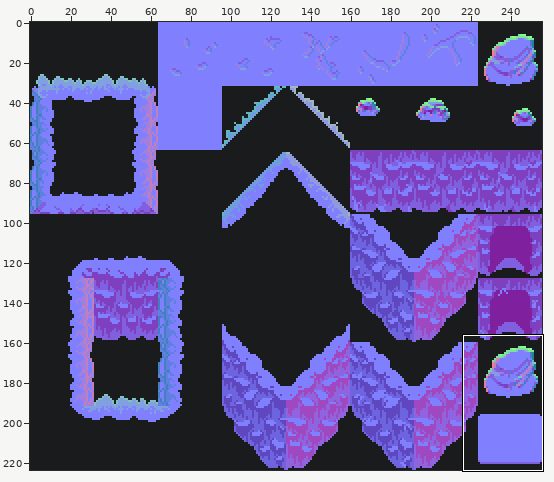
Sprite sheet: Assets/Art/TIleMap/Normal/pedra normal-Sheet 1.png. Above: a wide view before the commit, with the close-up outlined.
Close-up. Before the commit:
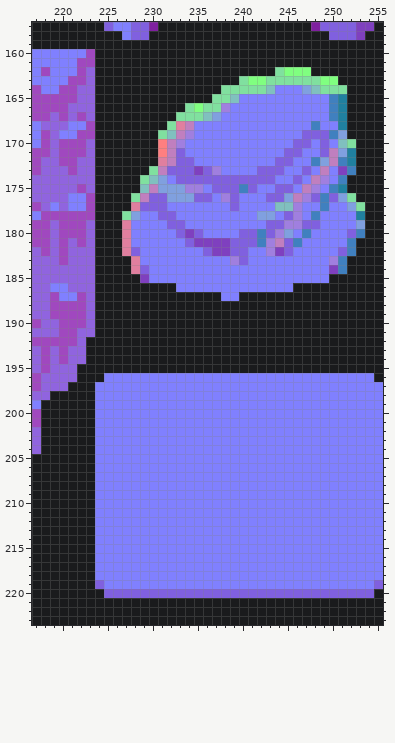
The file is 256x224 pixels. Colours within 5 levels of each other are drawn and written as one. Shown: x 217..255, y 157..223.
Once edited:
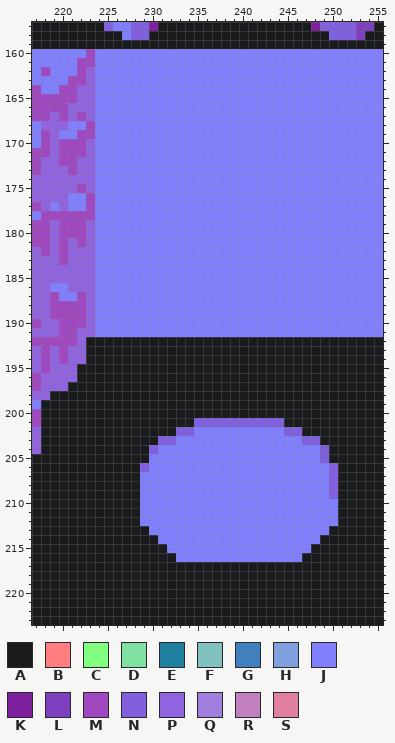
Palette (. is transparent): A #1a1b1d  B #ff7f80  C #80ff80  D #80e09f  E #20809f  F #80c0bf  G #4080bf  H #80a0df  J #8080ff  K #7f209f  L #7f40bf  M #a048bf  N #8060df  P #9064df  Q #a07fdf  R #c07fbf  S #e07f9f
Log entry: normals novos do ultimo
What changed:
y 160..161: x 224..255 AAAAAAAAAAAAAAAAAAAAAAAAAAAAAAAA -> JJJJJJJJJJJJJJJJJJJJJJJJJJJJJJJJ
y 162: x 224..255 AAAAAAAAAAAAAAAAAAAADCCCAAAAAAAA -> JJJJJJJJJJJJJJJJJJJJJJJJJJJJJJJJ
y 163: x 224..255 AAAAAAAAAAAAAAAADCCDDDDDDCCAAAAA -> JJJJJJJJJJJJJJJJJJJJJJJJJJJJJJJJ
y 164: x 224..243 AAAAAAAAAAAAAADDDDDF -> JJJJJJJJJJJJJJJJJJJJ; x 247..255 HFDDDAAAA -> JJJJJJJJJ
y 165: x 224..239 AAAAAAAAAAAAADDF -> JJJJJJJJJJJJJJJJ; x 250..255 GEAAAA -> JJJJJJ
y 166: x 224..238 AAAAAAAAAADCDDQ -> JJJJJJJJJJJJJJJ; x 250..255 GEAAAA -> JJJJJJ
y 167: x 224..237 AAAAAAAAADDDFH -> JJJJJJJJJJJJJJ; x 250..255 GEAAAA -> JJJJJJ
y 168: x 224..234 AAAAAAAADSR -> JJJJJJJJJJJ; x 248 G -> J; x 251..255 EAAAA -> JJJJJ
y 169: x 224..234 AAAAAAADFRQ -> JJJJJJJJJJJ; x 247..255 NNNGHAAAA -> JJJJJJJJJ
y 170: x 224..233 AAAAAAABRQ -> JJJJJJJJJJ; x 246..247 NN -> JJ; x 249 N -> J; x 251..255 FDAAA -> JJJJJ
y 171: x 224..233 AAAAAAABRN -> JJJJJJJJJJ; x 245..246 NN -> JJ; x 249..255 NRHEAAA -> JJJJJJJ
y 172: x 224..234 AAAAAAASRNN -> JJJJJJJJJJJ; x 244..245 NN -> JJ; x 248..255 GHRGEAAA -> JJJJJJJJ
y 173: x 224..237 AAAAAADRNNNLNQ -> JJJJJJJJJJJJJJ; x 242..244 NNN -> JJJ; x 247 N -> J; x 249 R -> J; x 251..255 LGAAA -> JJJJJ
y 174: x 224..231 AAAAADFH -> JJJJJJJJ; x 233..243 NNNNNNNNNNN -> JJJJJJJJJJJ; x 246 N -> J; x 248..249 RQ -> JJ; x 251..255 GAAAA -> JJJJJ
y 175: x 224..235 AAAAAFRHHHQQ -> JJJJJJJJJJJJ; x 237..241 NNNGN -> JJJJJ; x 244..245 NN -> JJ; x 247..248 RQ -> JJ; x 250..255 GEAAAA -> JJJJJJ
y 176: x 224..236 AAAADRNNHHHNN -> JJJJJJJJJJJJJ; x 238..239 QN -> JJ; x 243..255 NNHRQNGNHDAAA -> JJJJJJJJJJJJJ
y 177: x 224..231 AAAASNNN -> JJJJJJJJ; x 239 N -> J; x 244..246 FFQ -> JJJ; x 249 G -> J; x 252..255 HDAA -> JJJJ
y 178: x 224..228 AAADH -> JJJJJ; x 231..232 NN -> JJ; x 242..243 HH -> JJ; x 245..246 NQ -> JJ; x 248 G -> J; x 253..255 EAA -> JJJ
y 179: x 224..227 AAAS -> JJJJ; x 232..233 NN -> JJ; x 243..248 NNQQNN -> JJJJJJ; x 253..255 HAA -> JJJ
y 180: x 224..227 AAAS -> JJJJ; x 233..235 NLN -> JJJ; x 240..245 NNGNQH -> JJJJJJ; x 247 G -> J; x 252..255 NGAA -> JJJJ
y 181: x 224..227 AAAS -> JJJJ; x 234..246 NLLLLNNNGQRNG -> JJJJJJJJJJJJJ; x 252..255 GAAA -> JJJJ
y 182: x 224..228 AAASN -> JJJJJ; x 236..240 NLLNN -> JJJJJ; x 243..245 QLN -> JJJ; x 251..255 NGAAA -> JJJJJ
y 183: x 224..228 AAAAS -> JJJJJ; x 239..240 QN -> JJ; x 250..255 QGAAAA -> JJJJJJ
y 184: x 224..229 AAAASN -> JJJJJJ; x 250..255 LGAAAA -> JJJJJJ
y 185: x 224..229 AAAAAL -> JJJJJJ; x 250..255 AAAAAA -> JJJJJJ
y 186: x 224..232 AAAAAAAAA -> JJJJJJJJJ; x 246..255 AAAAAAAAAA -> JJJJJJJJJJ
y 187: x 224..237 AAAAAAAAAAAAAA -> JJJJJJJJJJJJJJ; x 240..255 AAAAAAAAAAAAAAAA -> JJJJJJJJJJJJJJJJ
y 188..191: x 224..255 AAAAAAAAAAAAAAAAAAAAAAAAAAAAAAAA -> JJJJJJJJJJJJJJJJJJJJJJJJJJJJJJJJ
y 196: x 225..254 JJJJJJJJJJJJJJJJJJJJJJJJJJJJJJ -> AAAAAAAAAAAAAAAAAAAAAAAAAAAAAA
y 197..200: x 224..255 JJJJJJJJJJJJJJJJJJJJJJJJJJJJJJJJ -> AAAAAAAAAAAAAAAAAAAAAAAAAAAAAAAA
y 201: x 224..255 JJJJJJJJJJJJJJJJJJJJJJJJJJJJJJJJ -> AAAAAAAAAAANNNNNNNNNNAAAAAAAAAAA
y 202: x 224..234 JJJJJJJJJJJ -> AAAAAAAAANN; x 245..255 JJJJJJJJJJJ -> NNAAAAAAAAA
y 203: x 224..232 JJJJJJJJJ -> AAAAAAANN; x 247..255 JJJJJJJJJ -> NNAAAAAAA
y 204: x 224..230 JJJJJJJ -> AAAAAAN; x 249..255 JJJJJJJ -> NAAAAAA
y 205: x 224..229 JJJJJJ -> AAAAAA; x 249..255 JJJJJJJ -> NAAAAAA
y 206: x 224..229 JJJJJJ -> AAAAAN; x 250..255 JJJJJJ -> NAAAAA
y 207..209: x 224..228 JJJJJ -> AAAAA; x 250..255 JJJJJJ -> NAAAAA
y 210..212: x 224..228 JJJJJ -> AAAAA; x 251..255 JJJJJ -> AAAAA
y 213: x 224..229 JJJJJJ -> AAAAAA; x 250..255 JJJJJJ -> AAAAAA
y 214: x 224..230 JJJJJJJ -> AAAAAAA; x 249..255 JJJJJJJ -> AAAAAAA
y 215: x 224..231 JJJJJJJJ -> AAAAAAAA; x 248..255 JJJJJJJJ -> AAAAAAAA
y 216: x 224..232 JJJJJJJJJ -> AAAAAAAAA; x 247..255 JJJJJJJJJ -> AAAAAAAAA
y 217..218: x 224..255 JJJJJJJJJJJJJJJJJJJJJJJJJJJJJJJJ -> AAAAAAAAAAAAAAAAAAAAAAAAAAAAAAAA
y 219: x 224..255 NJJJJJJJJJJJJJJJJJJJJJJJJJJJJJJN -> AAAAAAAAAAAAAAAAAAAAAAAAAAAAAAAA
y 220: x 225..254 NNNNNNNNNNNNNNNNNNNNNNNNNNNNNN -> AAAAAAAAAAAAAAAAAAAAAAAAAAAAAA
Changed places in both close-ups, as pixel boxes (x1, y1, x2, y2):
changed: (95, 49, 383, 337)
changed: (95, 373, 383, 598)
